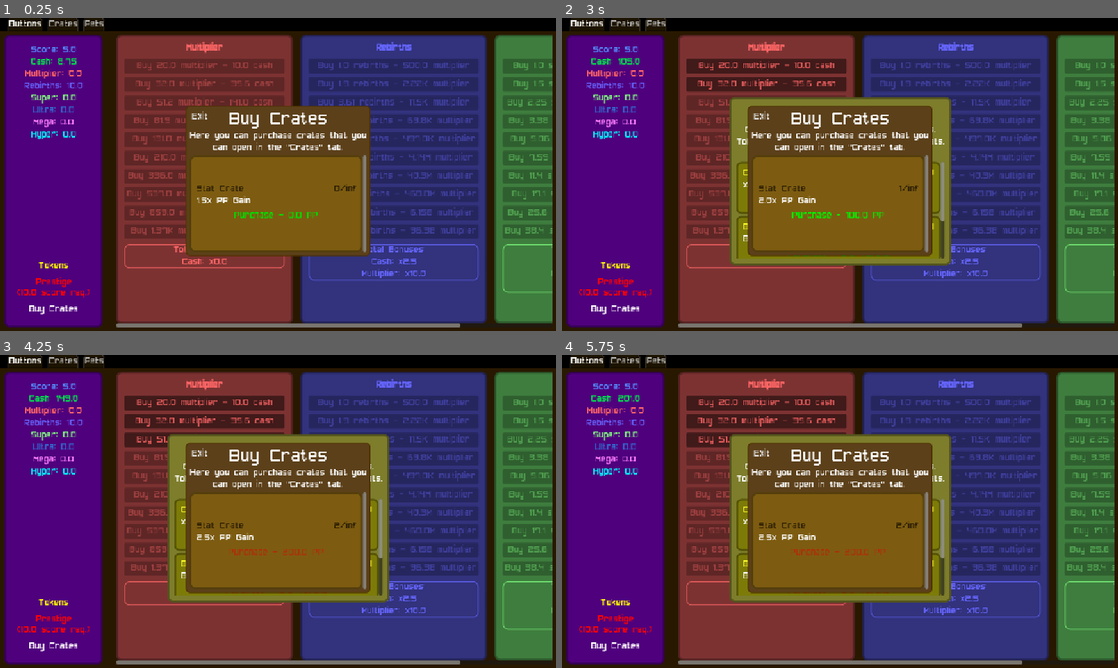
Above: before the commit, frames 1-4 (two rows, left to right).
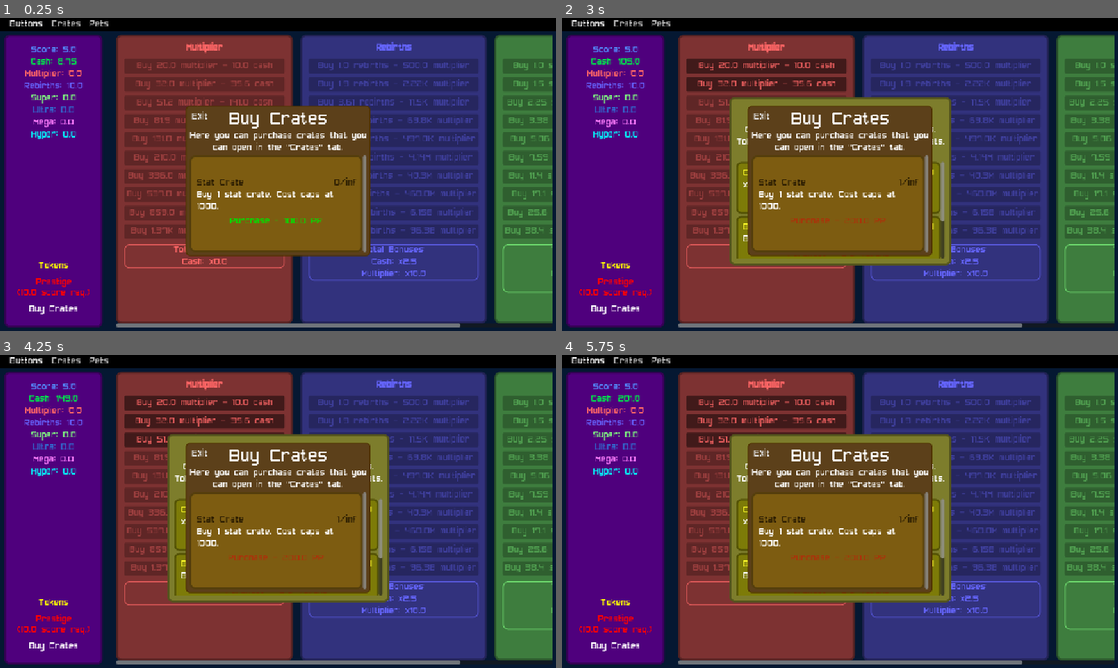
Above: after the commit, the same moments.

Repository: T3rryTim3/ButtonSim
Game: Godot game, scene res://Scenes/main.tscn
Same seed, same stepped clock (60 frames per second), same inputs: the game is played once before the commit and once after it.
Inputs (mouse positions are in pixels of both pictures, inside the frame that each line leads up to):
- Up to frame 1 (0.25 s): no input
- Up to frame 2 (3 s): click "Tokens" at 0.5 s; click "Purchase - 5.0 Tokens" at 1.25 s; click "Purchase - 3.0 Tokens" at 2 s; click (840, 215) at 2.75 s, where only the run before the commit has a clickable "Purchase - 0.0 PP"
- Up to frame 3 (4.25 s): click (278, 552) at 3.5 s, where only the run before the commit has a clickable "Purchase - 100.0 PP"
- Up to frame 4 (5.75 s): click "Prestige (10.0 score req.)" at 4.25 s; click "Buy Crates" at 5 s

The runs differ from the first frame. In frame 1, 9.3% of the frame differs, in the area x 0-100%, y 0-100%; in frame 2, 9.2%; in frame 3, 9.1%; in frame 4, 9.1%.

Commit message:
Fixed crate multis and added crate buy menu

Diff:
--- a/Resources/UI/Panels/bg.tres
+++ b/Resources/UI/Panels/bg.tres
@@ -1,4 +1,4 @@
 [gd_resource type="StyleBoxFlat" format=3 uid="uid://dpdgoj7jxl8ff"]
 
 [resource]
-bg_color = Color(0.162359, 0.0960207, 0, 1)
+bg_color = Color(0.16, 0.0933333, 0, 0)
--- a/Scenes/UI/crate.gd
+++ b/Scenes/UI/crate.gd
@@ -62,7 +62,7 @@
 
 	# Select rewards
 	var rewards = {}
-	for x in range(buy_count * open_count * 10):
+	for x in range(buy_count * open_count):
 
 		var reward = weighted_random_select(current_crate["rewards"])
 
@@ -92,7 +92,7 @@
 		#reward_disp.self_modulate = rewards[k].dict.color
 		#$VBoxContainer.add_child(reward_disp)
 		#reward_disp.show()
-		var theta = (2*PI)/len(rewards)*i + PI/2
+		var theta = (2*PI)/len(rewards)*i - PI/2
 		var dir = Vector2(cos(theta), sin(theta))
 		Game.currency_popup(str(rewards[k].amt) + " " + k, rewards[k].dict.color, null, 3, dir, 1)
 		i += 1
--- a/Scenes/main.tscn
+++ b/Scenes/main.tscn
@@ -29,11 +29,11 @@
 bg_color = Color(0, 0, 0, 1)
 
 [sub_resource type="StyleBoxFlat" id="StyleBoxFlat_hptm8"]
-content_margin_left = 7.0
+content_margin_left = 9.0
 content_margin_top = 2.0
-content_margin_right = 7.0
+content_margin_right = 9.0
 content_margin_bottom = 2.0
-bg_color = Color(0.11, 0.0733333, 0, 1)
+bg_color = Color(0.11, 0.0733333, 0, 0)
 border_width_left = 6
 border_width_right = 6
 border_color = Color(0.8, 0.8, 0.8, 0)
@@ -171,9 +171,16 @@
 
 [node name="Buttons" type="TabBar" parent="Game/TabContainer"]
 layout_mode = 2
-current_tab = 0
-tab_count = 1
 metadata/_tab_index = 0
+
+[node name="ColorRect" type="ColorRect" parent="Game/TabContainer/Buttons"]
+layout_mode = 1
+anchors_preset = 15
+anchor_right = 1.0
+anchor_bottom = 1.0
+grow_horizontal = 2
+grow_vertical = 2
+color = Color(0.0188478, 0.0935561, 0.198039, 1)
 
 [node name="PanelContainer" type="PanelContainer" parent="Game/TabContainer/Buttons"]
 layout_mode = 1
--- a/Scripts/Global/Config.gd
+++ b/Scripts/Global/Config.gd
@@ -285,8 +285,9 @@
 		"get_player_currency": func(): return Game.get_stat("tokens"),
 		"spend_currency": func(amt:Variant): Game.minus_stat("tokens", amt),
 		"get_max": func(): return -1, # Unlimited
-		"get_desc": func(next:int): return str(Game.get_upgrade_effect("Token PP Multi", next+1)) + "x PP Gain",
-		"get_cost": func(next:int): return B.new(min(100*next, 1000))
+		"get_desc": func(next:int): return "Buy 1 stat crate. Cost caps at 1000.",
+		"get_cost": func(next:int): return B.new(min(100*(next+1), 1000)),
+		"on_buy": func(next:int): Game.increase_crate_count("basic", 1)
 	}
 	#endregion
 }
@@ -296,7 +297,7 @@
 		"id": "basic", # Must be the same as the key
 		"health": 10,
 		"name": "Stat crate",
-		"desc": "A basic crate. This is a long description. Even longer now.",
+		"desc": "A basic crate. Affects various early multipliers.",
 		"cost": {
 			"currency_name": "PP",
 			"get_player_currency": func(): return Game.get_reset("prestige").points,
@@ -312,6 +313,23 @@
 			{"name": "Mythical", "color":Color(0,1,1), "weight": 0.25,"multi": {"cash": 0.5,"multiplier": 0.5,"rebirths": 0.5}},
 			{"name": "Insane", "color":Color(0.3,0,0.3), "weight": 0.1,"multi": {"cash": 5, "multiplier": 5}},
 		]
+	},
+	"token": {
+		"id": "token", # Must be the same as the key
+		"health": 10,
+		"name": "Token crate",
+		"desc": "Low bonuses, but affects a bunch of stats. Even PP!",
+		"cost": {
+			"currency_name": "Tokens",
+			"get_player_currency": func(): return Game.get_reset("tokens").points,
+			"spend_currency": func(amt:Variant): Game.spend_reset_points("tokens", amt),
+			"get_cost": func(): return B.new(100)
+		},
+		"rewards": [
+			{"name": "Dull", "color":Color(0.6,0.6,0.6), "weight": 10.0,"multi": {"cash": 0.1, "multiplier": 0.1, "rebirths": 0.1}},
+			{"name": "Decent", "color":Color(0.6,0.6,0.8), "weight": 6.0,"multi": {"cash": 0.2, "multiplier": 0.2, "rebirths": 0.1, "ultra": 0.05}},
+			{"name": "Shiny", "color":Color(0.6,0.6,0.8), "weight": 2.0,"multi": {"prestige_points": 0.2}},
+		]
 	}
 }
 
--- a/Scripts/Global/SignalBus.gd
+++ b/Scripts/Global/SignalBus.gd
@@ -1,4 +1,8 @@
 extends Node
+## Manages global signals.
+##
+## I know this isnt proper gdscript name formatting but im to lazy to change it.
+## Sorry.
 
 ## Called on presitge
 signal Prestige
@@ -8,3 +12,6 @@
 
 ## Called when a crate is successfully opened
 signal CrateOpened
+
+## Called when a crate is gained through any means.
+signal CrateGained
--- a/Scripts/Global/game.gd
+++ b/Scripts/Global/game.gd
@@ -51,7 +51,7 @@
 		}
 
 	for crate in Config.crates:
-		s["crates"][crate] = 2
+		s["crates"][crate] = 20
 		for reward in Config.crates[crate]["rewards"]:
 			s["crate_rewards"][reward["name"]] = 0
 
@@ -64,14 +64,17 @@
 		player.crate_rewards[k] += reward_dict[k]["amt"]
 	_update_crate_reward_multis()
 
+
 ## Updates the internal crate multi dict; called on crate opening
 func _update_crate_reward_multis() -> void:
+	var new_multis = {}
 	for crate in Config.crates:
 		for reward in Config.crates[crate]["rewards"]:
 			for multi in reward["multi"]:
-				if not multi in crate_reward_multis:
-					crate_reward_multis[multi] = B.new(1)
-				crate_reward_multis[multi].multiplyEquals(player.crate_rewards[reward["name"]]*reward["multi"][multi]+1)
+				if not multi in new_multis:
+					new_multis[multi] = B.new(1)
+				new_multis[multi].multiplyEquals(player.crate_rewards[reward["name"]]*reward["multi"][multi]+1)
+	crate_reward_multis = new_multis
 
 ## Get the multiplier of a given stat
 func _get_crate_reward_multi(mul:B, key:String) -> B:
@@ -79,14 +82,27 @@
 		mul.multiplyEquals(crate_reward_multis[key])
 	return mul
 
+
+## Returns a dictionary of crate reward names to their respective multipliers.
 func get_crate_rewards() -> Dictionary:
 	return player.crate_rewards
 
+
+## Returns the current amount of a given crate.
 func get_crate_count(crate:String) -> int:
 	return player.crates[crate]
 
+
+## Decrease `crate` count by `amt`
 func decrease_crate_count(crate:String, amt:int = 1) -> void:
 	player.crates[crate] -= amt
+
+
+## Increase `crate` count by `amt`
+func increase_crate_count(crate:String, amt:int = 1) -> void:
+	player.crates[crate] += amt
+	if amt > 0:
+		SignalBus.CrateGained.emit()
 
 #endregion
 
@@ -104,6 +120,8 @@
 
 	return mul
 
+
+## Get a stats upgrade multipler based on upgrade data.
 func _get_upgrade_multi(mul:B, key:String) -> B:
 
 	match key:
@@ -111,6 +129,7 @@
 			mul.multiplyEquals(get_upgrade_effect("Token Cash multi"))
 
 	return mul
+
 
 ## Get the amount that a stat would be increased by accounting for multipliers.
 func get_stat_increase(key:String, val:B):
@@ -131,6 +150,7 @@
 
 	return val.multiply(mul)
 
+
 ## Increase a stat accounting for multipliers. The stat is assumed to be a direct key of player
 func increase_stat(key:String, val:Variant):
 
@@ -145,17 +165,21 @@
 
 	player[key] = player[key].plus(get_stat_increase(key, val))
 
+
 ## Gets a stat from the player
 func get_stat(stat:String) -> Variant:
 	return player[stat]
 
+
 ## Sets a player's stat
 func set_stat(stat:String, val:B) -> void:
 	player[stat] = val
 
+
 ## Subtracts a player's stat by val
 func minus_stat(stat:String, val:Variant) -> void:
 	player[stat].minusEquals(val)
+
 
 ## Sets a stat to zero.
 func zero_stat(stat:String) -> void:
@@ -178,6 +202,7 @@
 func get_reset(stat:String) -> Variant:
 	return player["resets"][stat]
 
+
 ## Gets the dict index of a reset
 func get_reset_idx(stat:String) -> int:
 
@@ -190,6 +215,7 @@
 
 	return idx
 
+
 func spend_reset_points(stat:String, amt:Variant) -> void:
 	player["resets"][stat].points.minusEquals(amt)
 #endregion
@@ -204,9 +230,11 @@
 
 	return upgrades
 
+
 ## Gets the amount of times an upgrade has been bought
 func get_upgrade_count(upgrade:String) -> int:
 	return player["upgrades"][upgrade]["purchased"]
+
 
 ## Gets the effect of an upgrade
 func get_upgrade_effect(upgrade:String, amt:int=-1) -> Variant:
@@ -214,9 +242,11 @@
 		amt = get_upgrade_count(upgrade)
 	return Config.upgrades[upgrade]["get_effect"].call(amt)
 
+
 ## Increases the amount of times an upgrade has been bought
 func increase_upgrade_count(upgrade:String, amt:int=1) -> void:
 	player["upgrades"][upgrade]["purchased"] += amt
+
 
 ## Reset an upgrade's buy count to zero.
 func reset_upgrade_count(upgrade:String, amt:int=1) -> void:
@@ -253,6 +283,7 @@
 	player.buy_speed = buy_speed
 	player.autobuy_speed = buy_speed*4
 
+
 func _ready() -> void:
 	if not Game.ready:
 		await Game.ready
--- a/Scripts/UI/crate_menu.gd
+++ b/Scripts/UI/crate_menu.gd
@@ -17,20 +17,31 @@
 		scn.load_crate(Config.crates[crate])
 		scn.clicked.connect(func(): _crate_selected(scn))
 
+func _reload_crate_select_data() -> void:
+	for child in %CrateContainer.get_children():
+		child.load_crate(child.crate_data)
+
 func _process(delta: float) -> void:
-	if $HSplitContainer.split_offset <= get_viewport_rect().size.x/6:
-		for child in %CrateContainer.get_children():
-			child.show_data = false
-	else:
-		for child in %CrateContainer.get_children():
-			child.show_data = true
+
+	# I have no idea what this is but im scared to delete it
+	#if $HSplitContainer.split_offset <= get_viewport_rect().size.x/6:
+		#for child in %CrateContainer.get_children():
+			#child.show_data = false
+	#else:
+		#for child in %CrateContainer.get_children():
+			#child.show_data = true
+
+	# Update the health display background
 	if "health" in %Crate.current_crate:
 		var goal = %Crate.health / %Crate.current_crate["health"]
 		current_progress = lerpf(current_progress, goal, 0.2)
 	else:
 		current_progress = 0
+
 	$ProgressBar2.value = current_progress
+
 
 func _ready() -> void:
 	_load_crate_selections()
 	$HSplitContainer/ScrollContainer/VBoxContainer/ShowStatIndex.pressed.connect($CrateStatIndex.open)
+	SignalBus.CrateGained.connect(_reload_crate_select_data)
--- a/Scripts/UI/prestige_menu.gd
+++ b/Scripts/UI/prestige_menu.gd
@@ -38,6 +38,9 @@
 	num.minusEquals(100)
 	num.multiplyEquals(Game.get_upgrade_count("PP PP Multi") + 1)
 	num.multiplyEquals(Game.get_upgrade_effect("Token PP Multi"))
+
+	num = Game._get_crate_reward_multi(num, "prestige_points")
+
 	return num
 
 func _prestige_button_pressed():
--- a/Scripts/UI/testscene.gd
+++ b/Scripts/UI/testscene.gd
@@ -97,3 +97,7 @@
 	%OpenPrestigeMenu.pressed.connect(%PrestigeMenu.open)
 	%OpenTokenMenu.pressed.connect(%TokenMenu.open)
 	%OpenBuyCrateMenu.pressed.connect(%BuyCrateMenu.open)
+
+
+func _on_crates_tab_selected(tab: int) -> void:
+	pass # Replace with function body.
--- a/Scripts/UI/upgrade.gd
+++ b/Scripts/UI/upgrade.gd
@@ -94,6 +94,9 @@
 	if "prestige" in upgrade_data["tags"]:
 		SignalBus.PrestigeUpgradeBought.emit()
 
+	if "on_buy" in upgrade_data:
+		upgrade_data.on_buy.call(Game.get_upgrade_count(upgrade_id))
+
 	_load_data()
 
 
